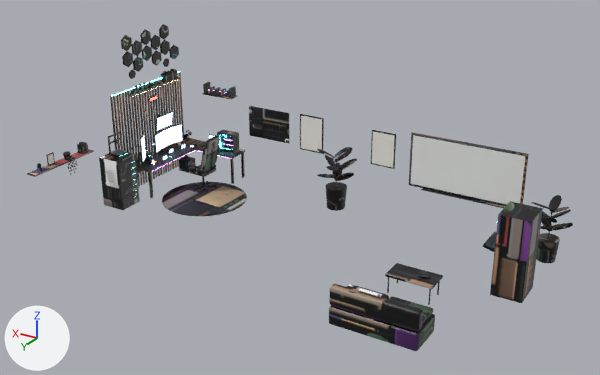
The glTF model web/assets/zones/studio.glb as it was, and as the next commit left it.
Camera for both pictures: a 50 mm lens placed at (8.23, 16.78, 8.9), pointed at (16.58, 2.85, 1.94). The axes (+X, +Y, +Z) are drawn at lower left. The lights are the same throughout. The first picture is the older version. Vertices at exactly the same position are counted once.

Names of what the first picture shows: 'screen_board', 'screen_claude', 'screen_main', 'screen_poster', 'studio_baked' and 7 more.
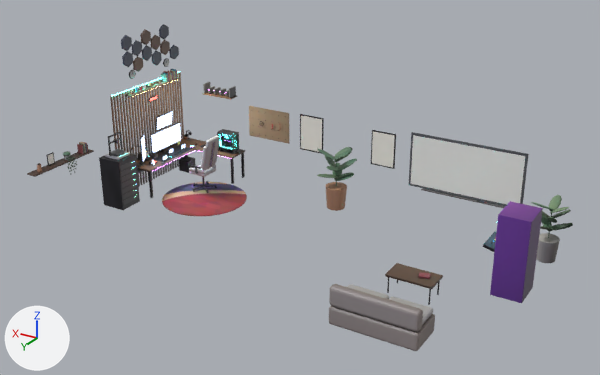
Patch to the scene script:
```diff
--- a/web/assets/zones/studio.glb.py
+++ b/web/assets/zones/studio.glb.py
@@ me_screen_main @@
 # used by ob_screen_main; location = (0.0, 0.0, 0.0)
-me_screen_main.from_pydata(...)  # 50 vertices, 48 faces; spans x 21.491..21.58, y 0.675..1.725, z 1.395..1.845
+me_screen_main.from_pydata(...)  # 4 vertices, 2 faces; spans x 21.58, y 0.63..1.771, z 1.38..1.86
+# me_screen_main part 1: the whole mesh is rebuilt
 me_screen_main.materials.append(mat_e_screen)
@@ me_desk_top @@
 # used by ob_studio_baked; location = (0.0, 0.0, 0.0)
-me_desk_top.from_pydata(...)  # 18002 vertices, 34032 faces; spans x 11.4..22.0, y -0.05..5.4, z 0.45..4.4
+me_desk_top.from_pydata(...)  # 22934 vertices, 42668 faces; spans x 11.4..22.0, y -0.05..5.4, z 0.45..4.4
+# me_desk_top part 2: the loose piece of 56 vertices spanning x 21.58..21.66, y 0.88..1.52, z 1.88..2.25 is multiplied about its middle by the matrix ((1.499, 0.0, 0.211), (0.0, 1.876, 0.0), (-0.194, 0.0, 1.381)), then moved by (-0.02, 0.0, -0.45)
+# me_desk_top part 3: 36 vertices moved within x 20.04..21.75, y 0.17..2.04, z 1.21..1.88; 925 vertices removed from x 20.03..21.76, y 0.17..1.93, z 1.21..1.89; 5817 vertices added at x 20.03..21.76, y 0.17..1.98, z 1.21..1.89
+# me_desk_top part 4: 29950 kept faces spanning x 11.4..22.0, y -0.05..5.4, z 0.45..4.4 get new texture (UV) coordinates
+# other edits to the shape of me_desk_top do not show in these pictures
 me_desk_top.materials.append(mat_m_studio_baked)
```

Where the change shows, as pixel boxes [x1, y1, x2, y2] in the pictures (600 x 375 px; the box of a moved part takes in the faces that stretch with it):
'screen_main', reshaped (11% wider)
    before: [155, 124, 182, 152]
    after: [151, 123, 181, 152]
part 2 of me_desk_top, moved or reshaped
    before: [156, 111, 173, 131]
    after: [150, 122, 181, 153]
part 3 of me_desk_top, reshaped
    before: [145, 124, 239, 161]
    after: [144, 126, 239, 161]
part 4 of me_desk_top, surface changed
    both: [27, 24, 573, 351]
